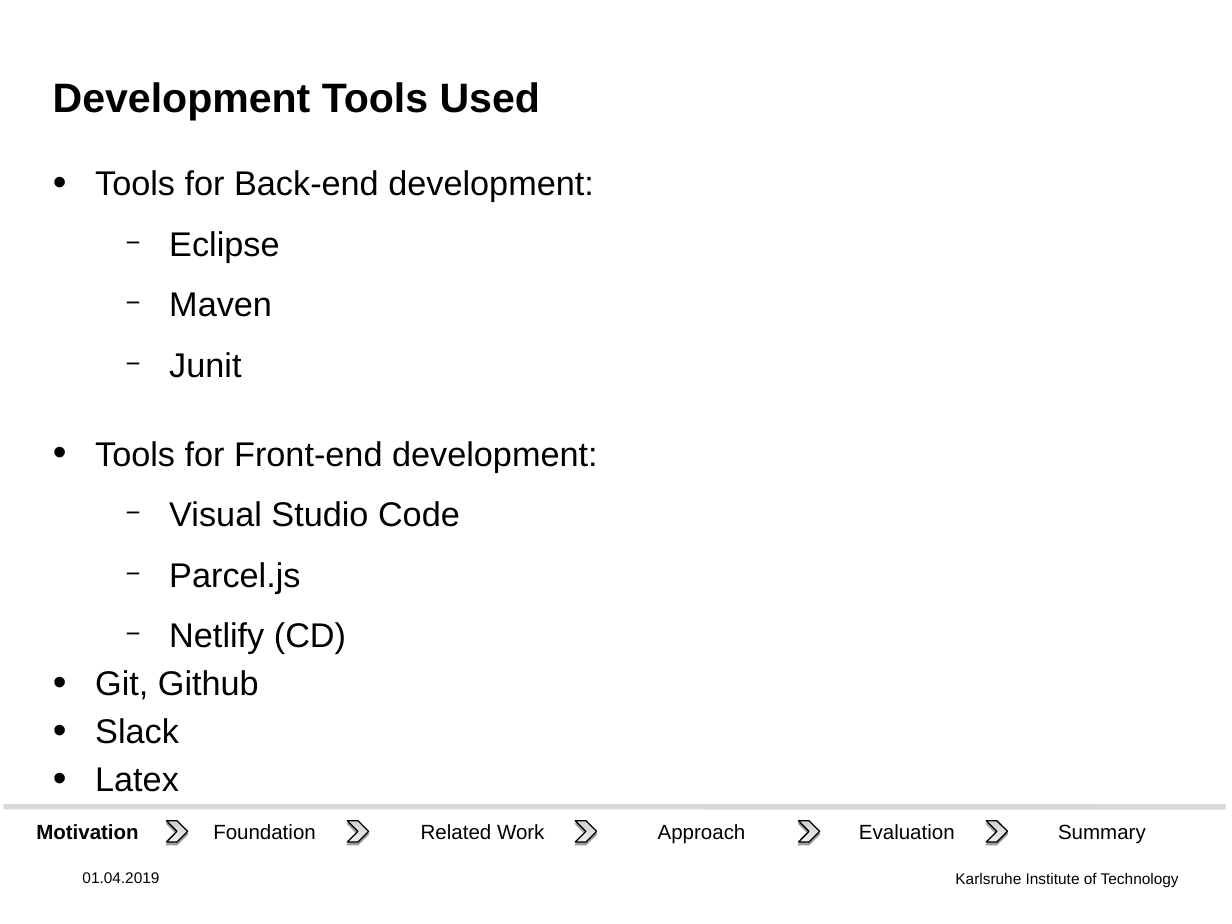
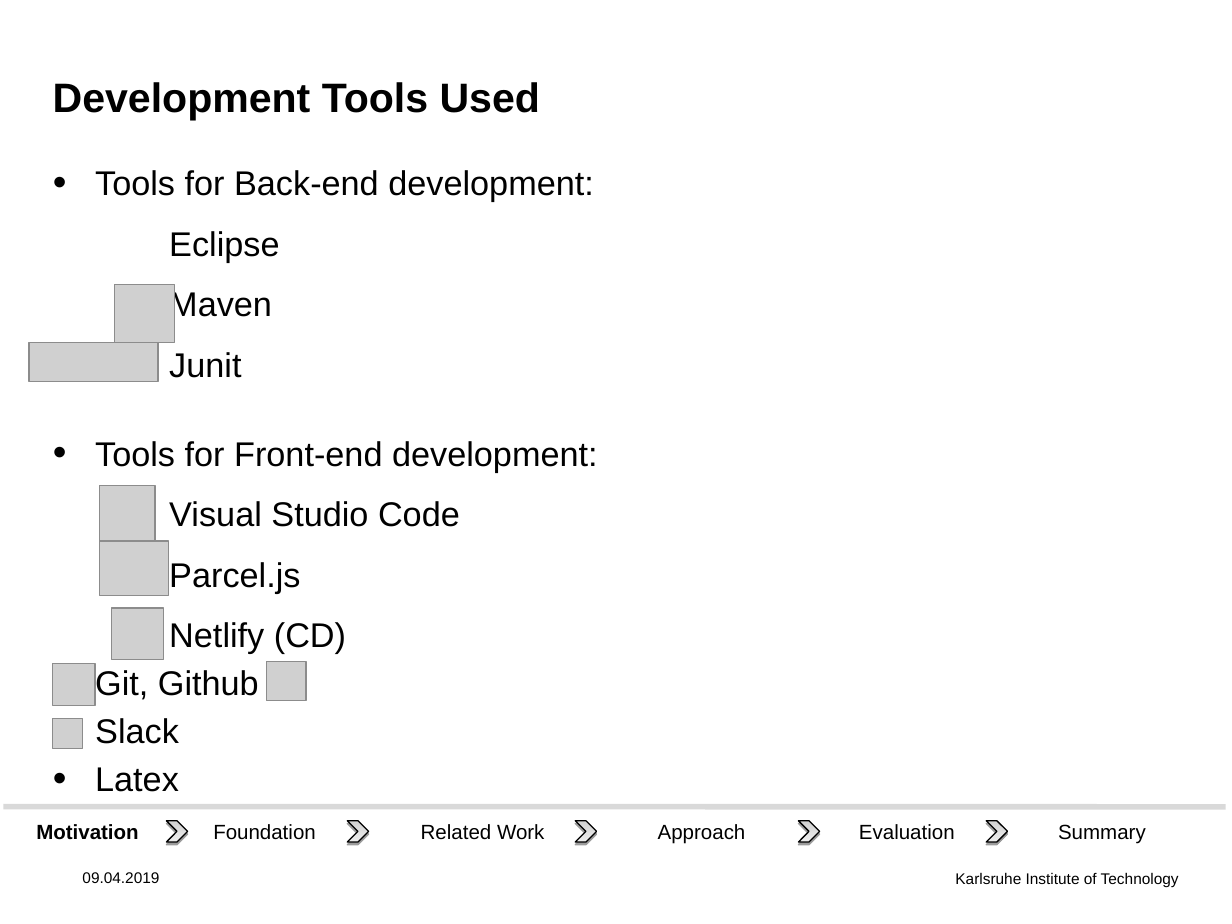
Before and after one commit to DHSTTOS/documents, a slide deck: slide 17 of final_presentation/final-pres3.odp (slide 13 before the commit). Drawn at 1232x924 pixels with LibreOffice and Linux fonts; fonts in the diff are those of the drawing; grey boxes stand for pictures; background and template pictures are left out. Boxes give left, top, right and bottom in pixels: in the first picture for what was removed or moved away, otherwise in the second. Text is boxed around its words. In the diff, an @@ line names an element or a change of style, - is before the commit and + after.

Commit message:
Updates to slides. Add back-end design "speech bubbles". Add logos.

```diff
--- a/final_presentation/final-pres3.odp
+++ b/final_presentation/final-pres3.odp
@@ text at bbox=[95, 231, 460, 744]: bullet − to none; bullet • to none @@
@@ picture added at bbox=[115, 285, 175, 342] @@
@@ picture added at bbox=[30, 342, 159, 382] @@
@@ picture added at bbox=[100, 485, 155, 541] @@
@@ picture added at bbox=[100, 541, 169, 595] @@
@@ picture added at bbox=[112, 609, 164, 660] @@
@@ picture added at bbox=[53, 663, 95, 705] @@
@@ picture added at bbox=[266, 662, 306, 701] @@
@@ picture added at bbox=[53, 718, 83, 748] @@
@@ text at bbox=[82, 872, 159, 883]: text changed @@
-01.04.2019
+09.04.2019
```
Also in this commit, not shown: 13 other slides changed, 7 slides added, 1 slide removed, 1 other file.
